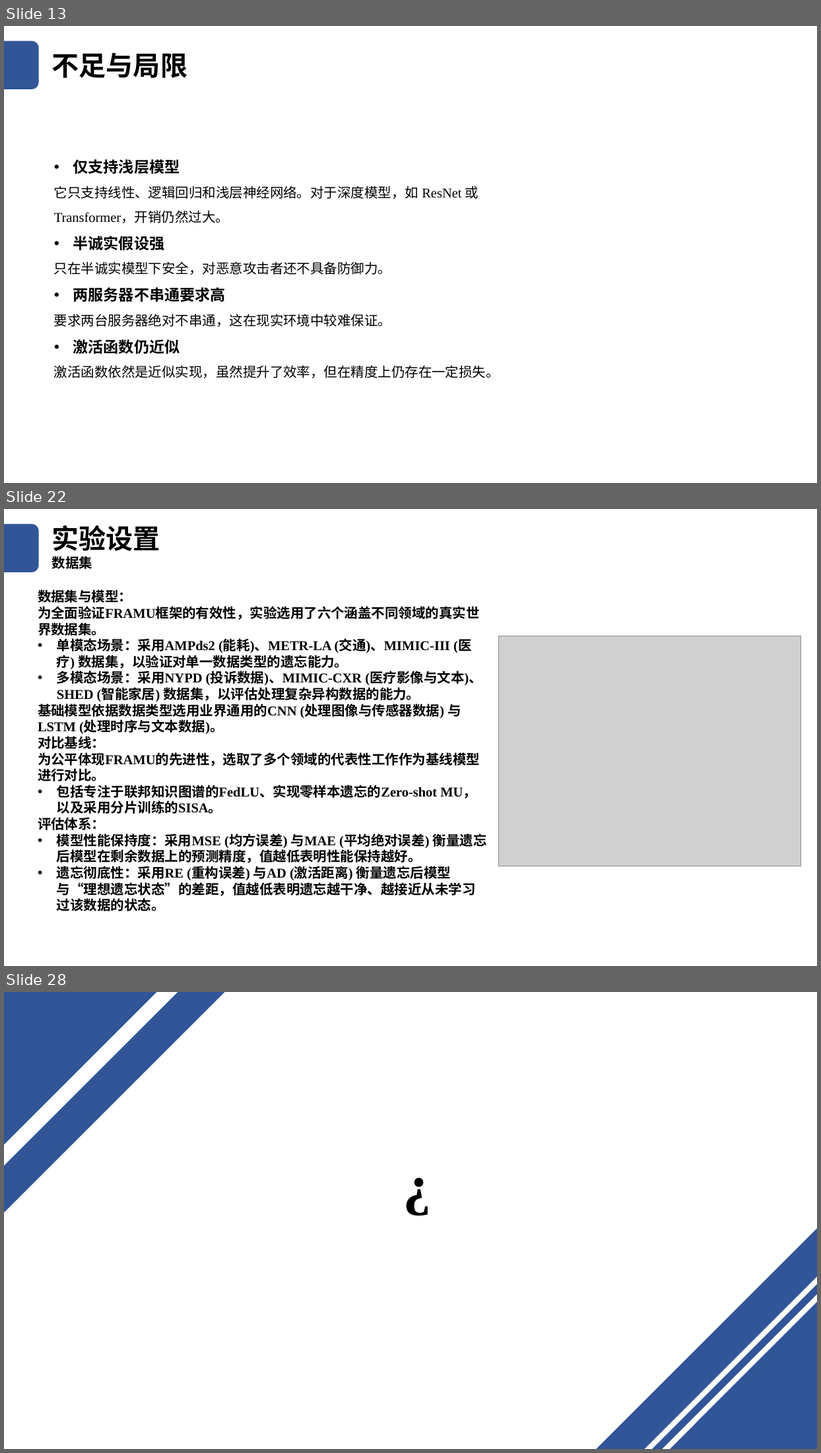
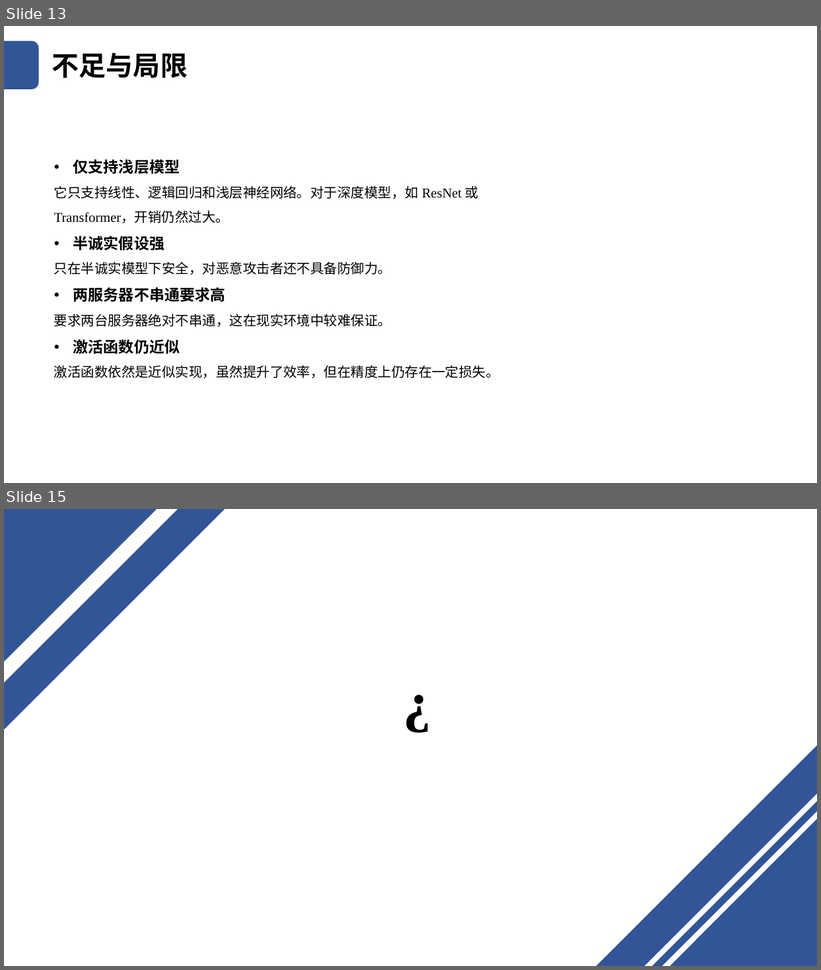
Before and after one commit to Yukkit-Lee/LeaveAppSys, a slide deck: SecureML_Se.pptx. Shown one above the other, each under a label of ours: slides 13, 22 and 28 before the commit, slides 13 and 15 after it; the slides between them are not shown. The pictures are 821x1453 and 821x970 pixels, drawn with LibreOffice and Linux fonts; fonts in the diff are those of the drawing; grey boxes stand for pictures. Boxes give left, top, right and bottom in pixels: in the first picture for what was removed or moved away, otherwise in the second. Text is boxed around its words. In the diff, an @@ line names an element or a change of style, - is before the commit and + after.

```diff
--- a/SecureML_Se.pptx
+++ b/SecureML_Se.pptx
@@ slide 22 removed at (4, 509, 817, 966), background #FFFFFF @@
@@ rounded rectangle removed at (4, 524, 39, 572) @@
@@ text removed at (52, 525, 160, 571) @@
-实验设置
-数据集
@@ text removed at (38, 590, 487, 912) @@
-数据集与模型：
-为全面验证FRAMU框架的有效性，实验选用了六个涵盖不同领域的真实世界数据集。
-• 单模态场景：采用AMPds2 (能耗)、METR-LA (交通)、MIMIC-III (医疗) 数据集，以验证对单一数据类型的遗忘能力。
-• 多模态场景：采用NYPD (投诉数据)、MIMIC-CXR (医疗影像与文本)、SHED (智能家居) 数据集，以评估处理复杂异构数据的能力。
-基础模型依据数据类型选用业界通用的CNN (处理图像与传感器数据) 与LSTM (处理时序与文本数据)。
-对比基线：
-为公平体现FRAMU的先进性，选取了多个领域的代表性工作作为基线模型进行对比。
-• 包括专注于联邦知识图谱的FedLU、实现零样本遗忘的Zero-shot MU，以及采用分片训练的SISA。
-评估体系：
-• 模型性能保持度：采用MSE (均方误差) 与MAE (平均绝对误差) 衡量遗忘后模型在剩余数据上的预测精度，值越低表明性能保持越好。
-• 遗忘彻底性：采用RE (重构误差) 与AD (激活距离) 衡量遗忘后模型与“理想遗忘状态”的差距，值越低表明遗忘越干净、越接近从未学习过该数据的状态。
@@ picture removed at (499, 636, 801, 867) @@
@@ what was slide 28 is now slide 15 @@
```
Also in this commit, not shown: 3 slides changed, 12 other slides removed, 1 other file.
